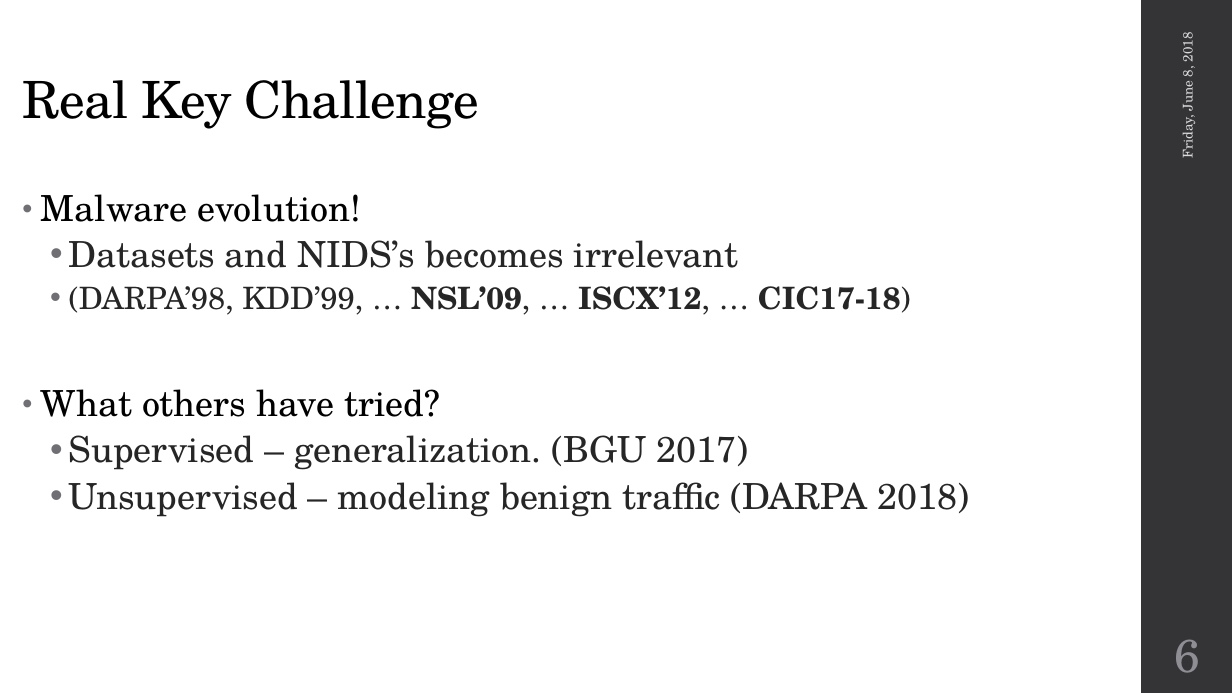
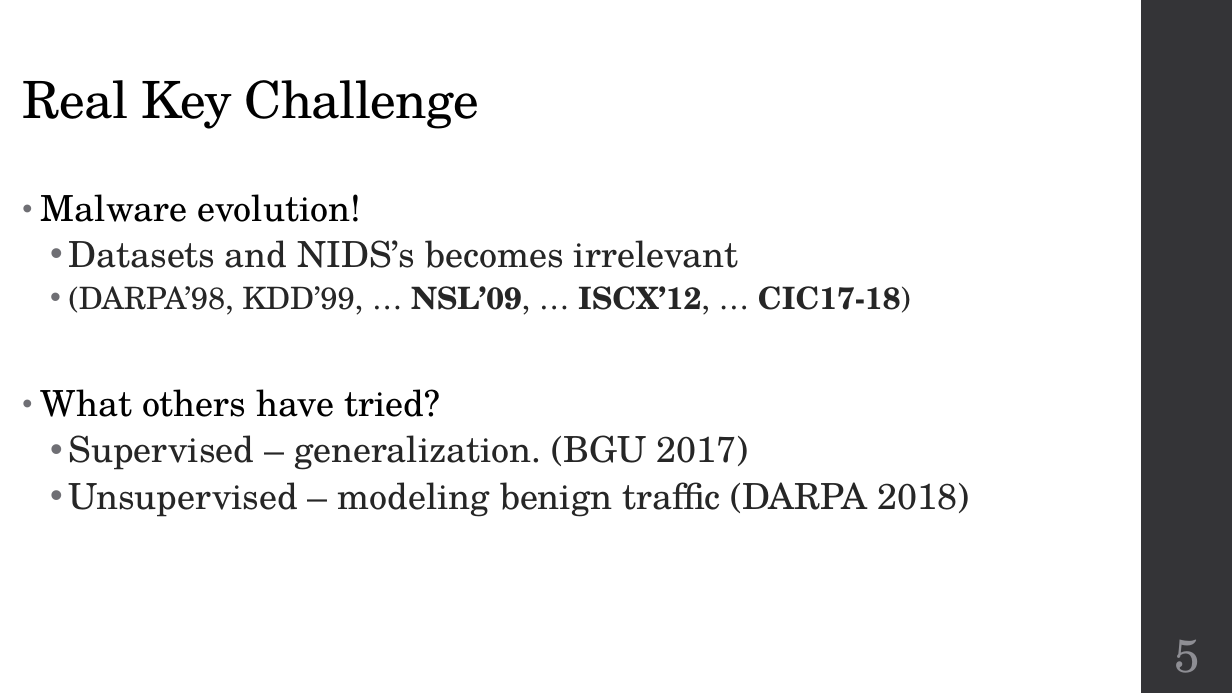
Before and after one commit to omerza/AnomalyDetection, a slide deck: slide 5 of omer_aryeh.pptx (slide 6 before the commit). Drawn at 1232x693 pixels with LibreOffice and Linux fonts; fonts in the diff are those of the drawing; background and template pictures are left out. Boxes give left, top, right and bottom in pixels: in the first picture for what was removed or moved away, otherwise in the second. Text is boxed around its words. In the diff, an @@ line names an element or a change of style, - is before the commit and + after.

```diff
--- a/omer_aryeh.pptx
+++ b/omer_aryeh.pptx
@@ text removed at (1177,35,1197,158) @@
-Friday, June 8, 2018
@@ page number at (1174,640,1200,673): text changed @@
-6
+5
```
Also in this commit, not shown: 4 other slides changed, 6 slides added, 4 slides removed.
